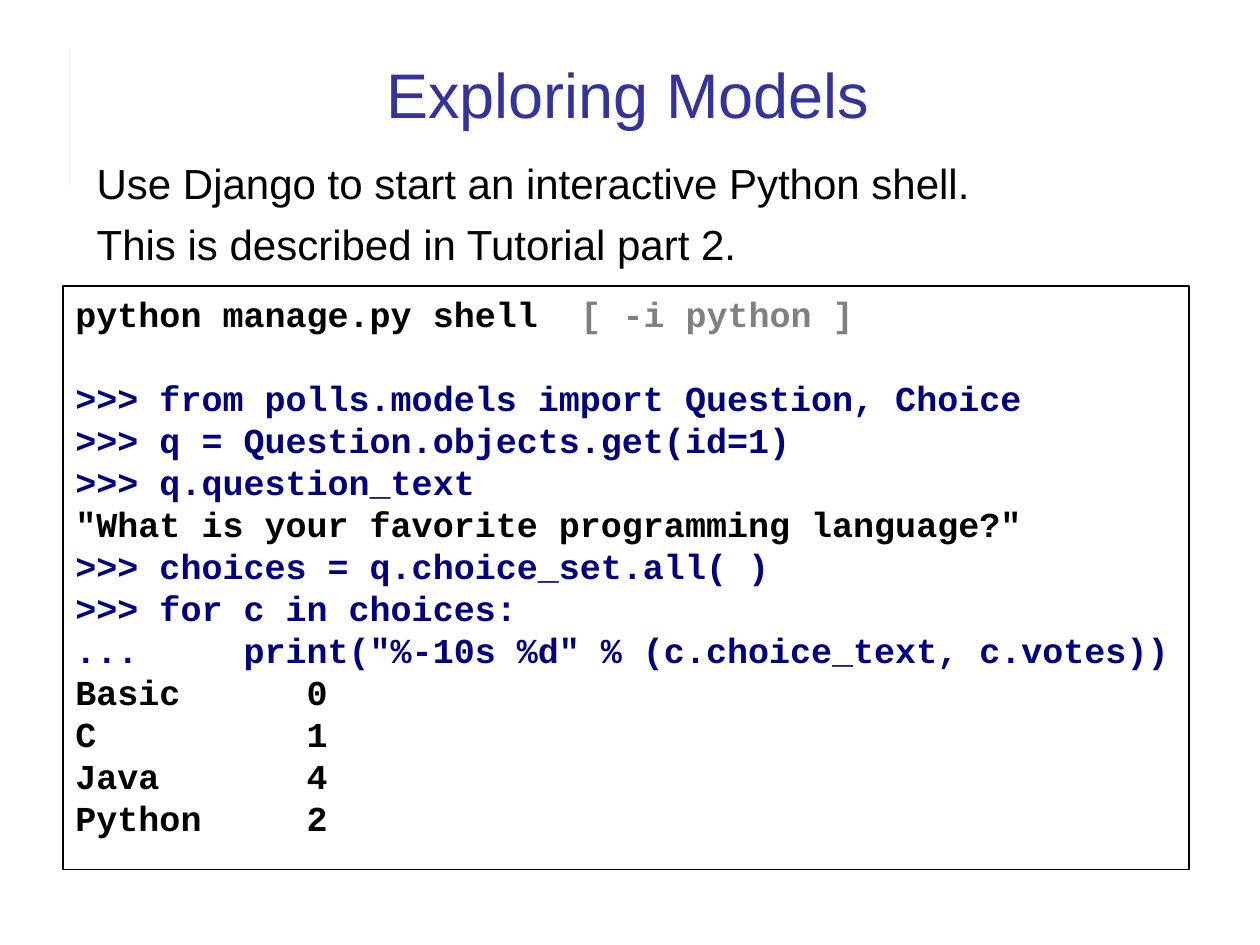
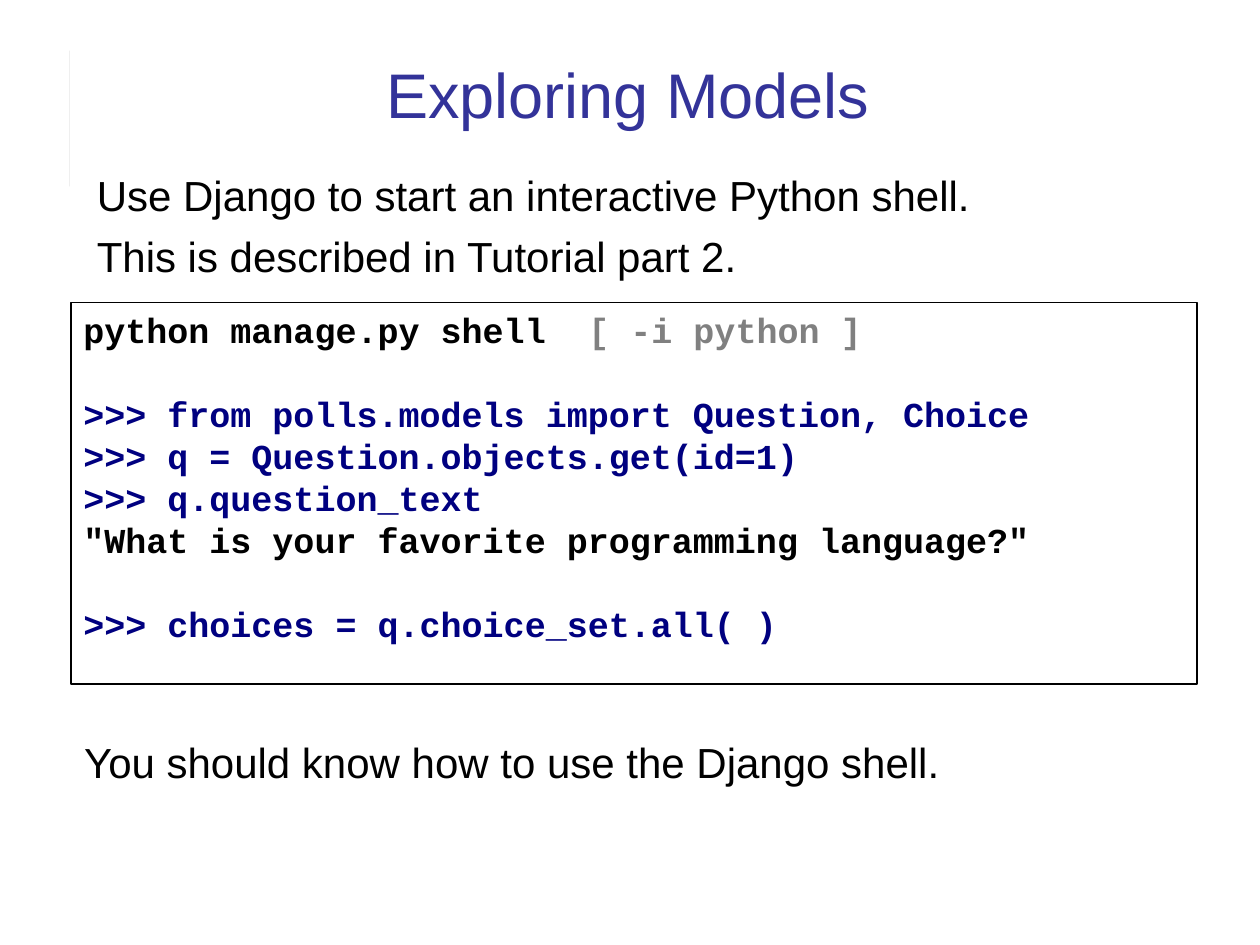
Before and after one commit to cpske/ISP, a slide deck: slide 24 of django/Django-review-1.ppt (slide 26 before the commit). Drawn at 1260x945 pixels with LibreOffice and Linux fonts; fonts in the diff are those of the drawing. Boxes give left, top, right and bottom in pixels: in the first picture for what was removed or moved away, otherwise in the second. Text is boxed around its words. In the diff, an @@ line names an element or a change of style, - is before the commit and + after.

```diff
--- a/django/Django-review-1.ppt
+++ b/django/Django-review-1.ppt
@@ text "Use Django to start an ..." moved from (x1=97, y1=168, x2=969, y2=268) to (x1=97, y1=180, x2=970, y2=281) @@
@@ rectangle "python manage.py shell [ -i ..." resized from (x1=63, y1=286, x2=1189, y2=869) to (x1=71, y1=302, x2=1197, y2=684) @@
@@ text in rectangle at (x1=75, y1=596, x2=1168, y2=839): paragraphs removed @@
->>> for c in choices:
-... print("%-10s %d" % (c.choice_text, c.votes))
-Basic 0
-C 1
-Java 4
-Python 2
@@ text added at (x1=84, y1=747, x2=939, y2=787), 24 pt, text #000000 @@
+You should know how to use the Django shell.
```
Also in this commit, not shown: 15 other slides changed, 2 slides added, 4 slides removed, 2 other files.
